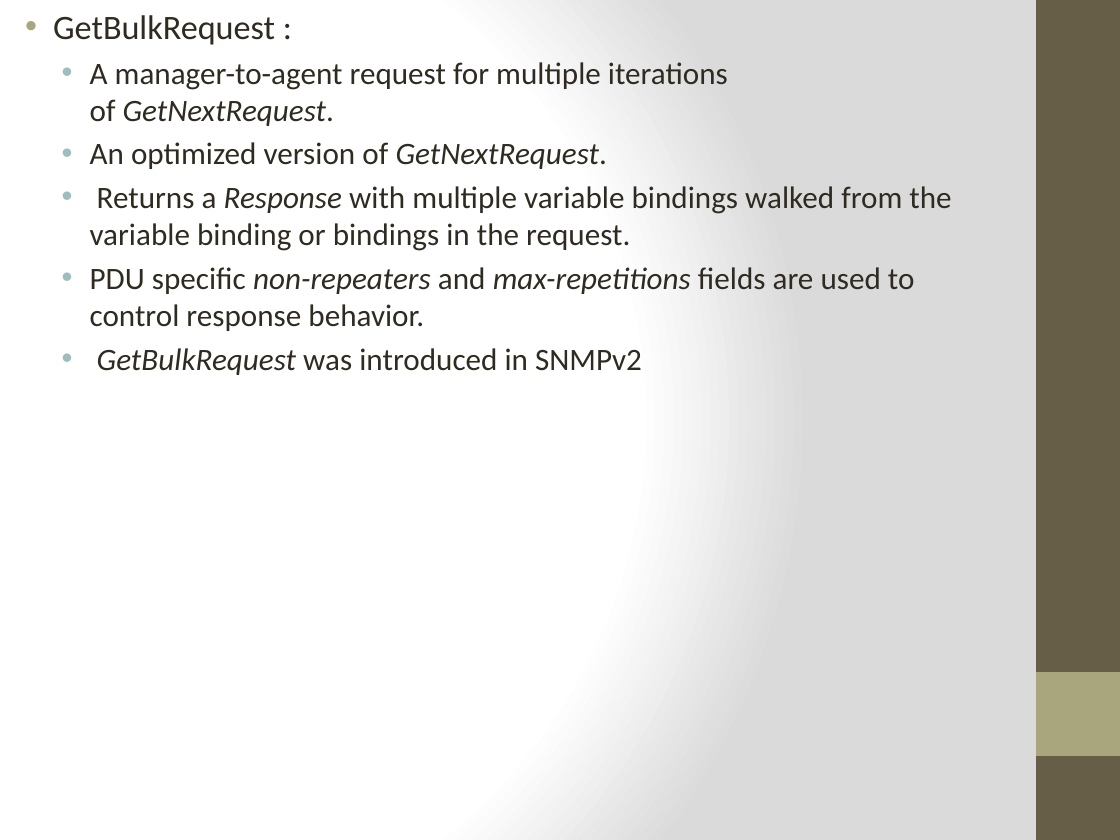
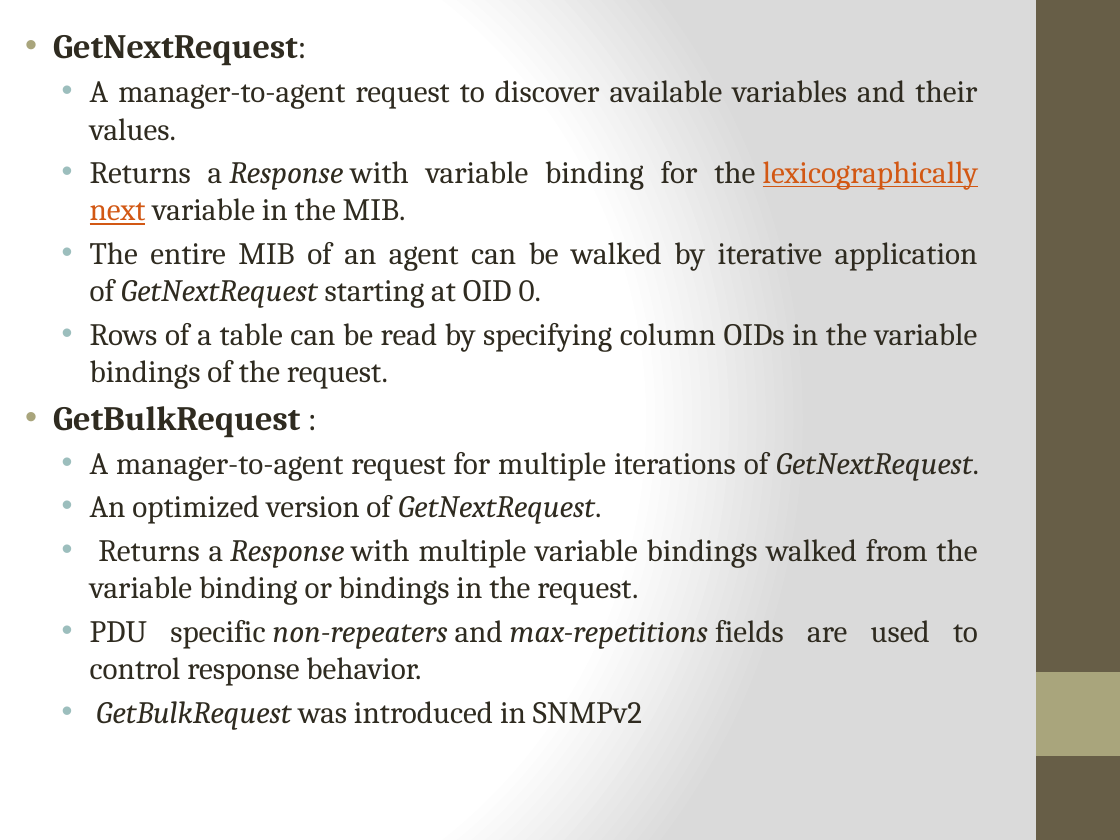
Before and after one commit to GeneralNitin/S6, a slide deck: slide 30 of 03. Computer Networks/PPTs/6.5. SNMP.pptx. Drawn at 1120x840 pixels with LibreOffice and Linux fonts; fonts in the diff are those of the drawing. Boxes give left, top, right and bottom in pixels: in the first picture for what was removed or moved away, otherwise in the second. Text is boxed around its words. In the diff, an @@ line names an element or a change of style, - is before the commit and + after.

```diff
--- a/03. Computer Networks/PPTs/6.5. SNMP.pptx
+++ b/03. Computer Networks/PPTs/6.5. SNMP.pptx
@@ text "GetNextRequest:": place and size @@
-text "GetNextRequest:" at <box>53,15,951,375</box>
+text "GetNextRequest:" at <box>53,35,979,729</box>
@@ text at <box>53,35,978,389</box>: paragraphs added @@
+• GetNextRequest:
+  • A manager-to-agent request to discover available variables and their values.
+  • Returns a Response with variable binding for the lexicographically next variable in the MIB.
+  • The entire MIB of an agent can be walked by iterative application of GetNextRequest starting at OID 0.
+  • Rows of a table can be read by specifying column OIDs in the variable bindings of the request.
@@ text at <box>53,406,979,729</box>: font Calibri to Cambria in "GetBulkRequest :", "A manager-to-agent request for multiple iterations of ...", "An optimized version of GetNextRequest.", "Returns a Response with multiple variable bindings ..." and 2 more places; bold on in "GetBulkRequest"; alignment left to justified @@
```
Also in this commit, not shown: 17 other slides changed, 22 other files.
